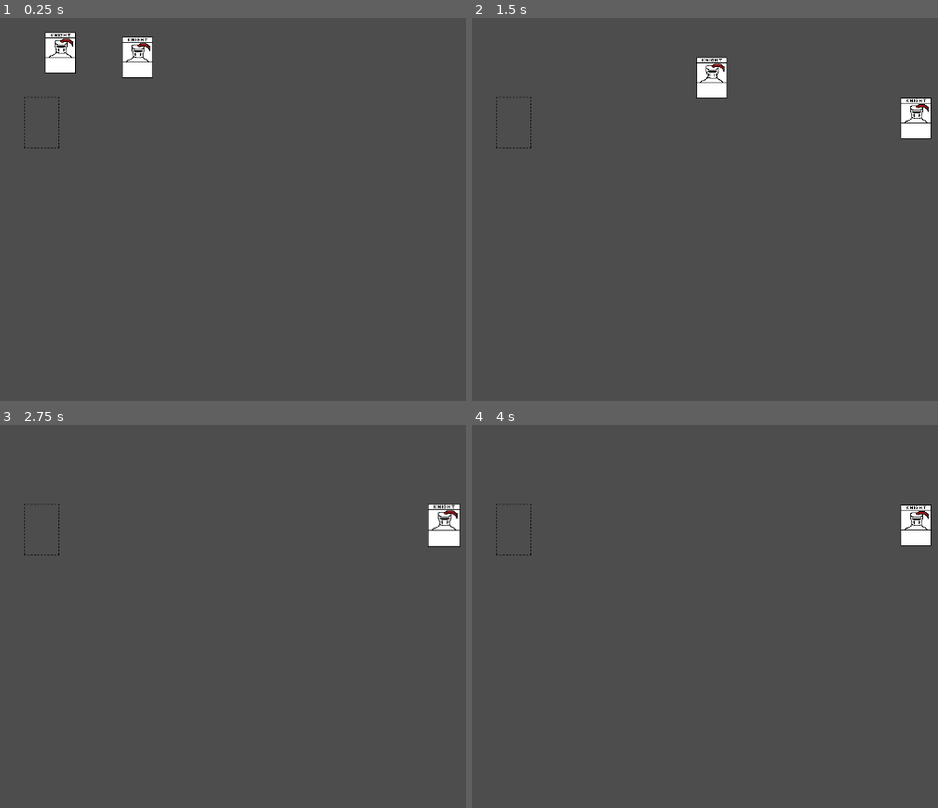
Above: before the commit, frames 1-4 (two rows, left to right).
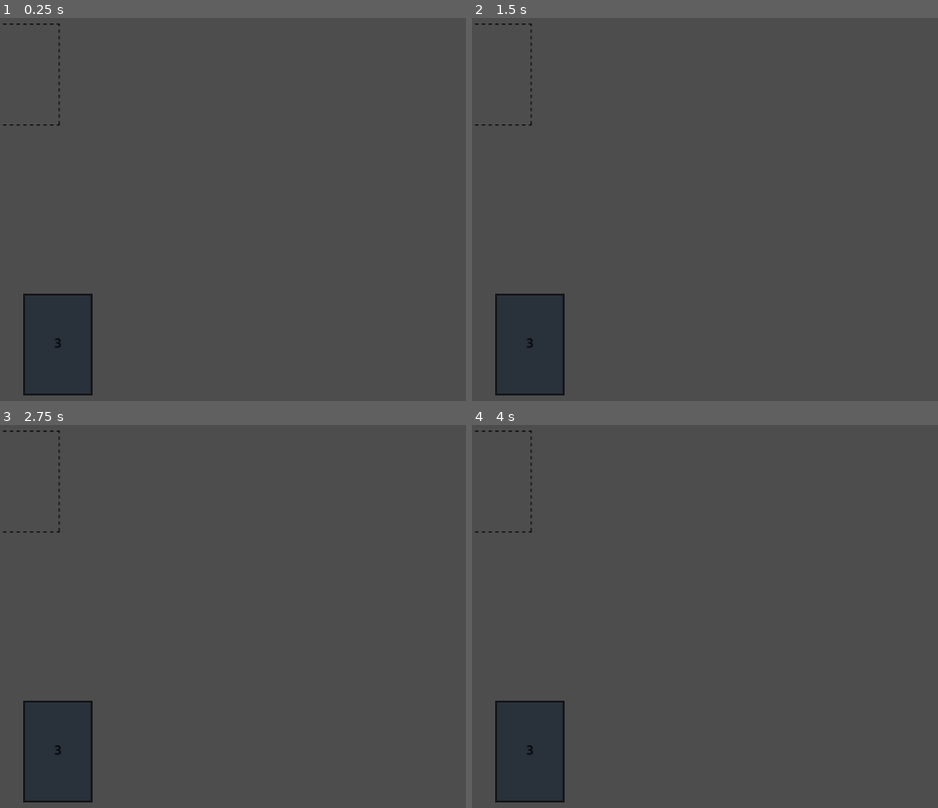
Above: after the commit, the same moments.

Repository: HeavensDivide/Card-Game
Game: Godot game, scene res://Main.tscn
The game is run twice, just before and just after one commit, with the same random seed, the same clock (stepped at 60 frames per second) and the same inputs.
Inputs (mouse positions are in pixels of both pictures, inside the frame that each line leads up to):
- Up to frame 1 (0.25 s): no input
- Up to frame 2 (1.5 s): tap Enter at 0.5 s; drag from (532, 52) to (914, 117) at 0.52 s; tap Space at 1.25 s; drag from (611, 56) to (914, 117) at 1.27 s
- Up to frame 3 (2.75 s): move the mouse to (442, 524) at 2.02 s; click (442, 524) at 2.17 s
- Up to frame 4 (4 s): tap Enter at 2.75 s; drag from (802, 700) to (914, 524) at 2.77 s; tap Space at 3.5 s; move the mouse to (outside the picture) at 3.52 s; click (outside the picture) at 3.67 s

The runs differ from the first frame. In frame 1, 5.4% of the frame differs, in the area x 0-33%, y 1-99%; in frame 2, 5.5%, in the area x 0-99%, y 1-99%; in frame 3, 4.8%; in frame 4, 4.8%.
Error before the commit: Parse Error: Expected indented block after function declaration. (res://PlayerHand.gd:14)

Commit message:
Upd. 3
Player Hand
Deck
Grafiki
Animacje

Diff:
--- /dev/null
+++ b/Deck.gd
@@ -0,0 +1,29 @@
+extends Node2D
+
+const CARD_SCENE_PATH = "res://Scenes/Card.tscn"
+const CARD_DRAW_SPEED = 0.5 #const ktory kontroluje speed wyjmowania kart z decku(czym wiekszy tym wolniej)
+
+var player_deck = ["Knight", "Knight", "Knight"]
+
+func _ready() -> void:
+	$RichTextLabel.text = str(player_deck.size())
+
+
+func draw_card():
+	var card_drawn = player_deck[0]
+	player_deck.erase(card_drawn)
+
+	if player_deck.size() == 0:
+		$Area2D/CollisionShape2D.disabled = true
+		$Sprite2D.visible = false
+
+		$RichTextLabel.visible = false
+
+
+	$RichTextLabel.text = str(player_deck.size())
+	print("card draw")
+	var card_scene = preload(CARD_SCENE_PATH)
+	var new_card = card_scene.instantiate()
+	$"../CardManager".add_child(new_card)
+	new_card.name = "Card"
+	$"../PlayerHand".add_card_to_hand(new_card, CARD_DRAW_SPEED)
--- /dev/null
+++ b/InputManager.gd
@@ -0,0 +1,40 @@
+extends Node2D
+
+signal left_mouse_button_clicked
+signal left_mouse_button_released
+
+const COLLISION_MASK_CARD = 1
+const COLLISION_MASK_DECK = 4
+
+var card_manager_reference
+var deck_reference
+
+func _ready() -> void:
+	card_manager_reference = $"../CardManager"
+	deck_reference = $"../Deck"
+
+
+func _input(event):
+	if event is InputEventMouseButton and event.button_index == MOUSE_BUTTON_LEFT:
+		if event.pressed:
+			emit_signal("left_mouse_button_clicked")
+			raycast_at_cursor()
+		else:
+			emit_signal("left_mouse_button_released")
+
+
+
+func raycast_at_cursor():
+	var space_state = get_world_2d().direct_space_state
+	var parameters = PhysicsPointQueryParameters2D.new()
+	parameters.position = get_global_mouse_position()
+	parameters.collide_with_areas = true
+	var result = space_state.intersect_point(parameters)
+	if result.size() > 0:
+		var result_collision_mask = result[0].collider.collision_mask
+		if result_collision_mask == COLLISION_MASK_CARD:
+			var card_found = result[0].collider.get_parent()
+			if card_found:
+				card_manager_reference.start_drag(card_found)
+		elif result_collision_mask == COLLISION_MASK_DECK:
+			deck_reference.draw_card()
--- a/Main.tscn
+++ b/Main.tscn
@@ -1,24 +1,51 @@
 [gd_scene format=3 uid="uid://c7q77h3vo80a"]
 
-[ext_resource type="Script" uid="uid://d0qi1fwccd5sm" path="res://CardManager.gd" id="1_uu6xs"]
-[ext_resource type="PackedScene" uid="uid://blenoccdqo4r6" path="res://Scenes/Card.tscn" id="2_r0du0"]
+[ext_resource type="Script" uid="uid://d0qi1fwccd5sm" path="res://Scripts/CardManager.gd" id="1_uu6xs"]
 [ext_resource type="PackedScene" uid="uid://bev82ovoox52d" path="res://Scenes/CardSlot.tscn" id="3_r0du0"]
-[ext_resource type="Script" uid="uid://bhiepscwq5bki" path="res://PlayerHand.gd" id="4_cm0pq"]
+[ext_resource type="Script" uid="uid://dv6pd1aklvgw8" path="res://Deck.gd" id="4_3dxm6"]
+[ext_resource type="Script" uid="uid://bhiepscwq5bki" path="res://Scripts/PlayerHand.gd" id="4_cm0pq"]
+[ext_resource type="Texture2D" uid="uid://8cbd3i880lvu" path="res://Assets/Deck.png" id="4_fos0i"]
+[ext_resource type="Script" uid="uid://cywfn52cyujjx" path="res://InputManager.gd" id="5_fos0i"]
+
+[sub_resource type="RectangleShape2D" id="RectangleShape2D_r0du0"]
+size = Vector2(180, 265)
 
 [node name="Main" type="Node2D" unique_id=386895514]
 
 [node name="CardManager" type="Node2D" parent="." unique_id=506648238]
 script = ExtResource("1_uu6xs")
 
-[node name="Card" parent="CardManager" unique_id=1270831432 instance=ExtResource("2_r0du0")]
-position = Vector2(94, 79)
-
-[node name="Card2" parent="CardManager" unique_id=956067955 instance=ExtResource("2_r0du0")]
-position = Vector2(214, 86)
-
 [node name="CardSlot" parent="." unique_id=1167321183 instance=ExtResource("3_r0du0")]
 position = Vector2(65, 188)
-scale = Vector2(0.3, 0.3)
 
 [node name="PlayerHand" type="Node2D" parent="." unique_id=2055944197]
 script = ExtResource("4_cm0pq")
+
+[node name="Deck" type="Node2D" parent="." unique_id=1785184008]
+position = Vector2(150, 890)
+script = ExtResource("4_3dxm6")
+
+[node name="Sprite2D" type="Sprite2D" parent="Deck" unique_id=1418688052]
+z_index = -2
+texture = ExtResource("4_fos0i")
+
+[node name="Area2D" type="Area2D" parent="Deck" unique_id=872128862]
+collision_layer = 4
+collision_mask = 4
+
+[node name="CollisionShape2D" type="CollisionShape2D" parent="Deck/Area2D" unique_id=714339870]
+position = Vector2(0, -0.5)
+shape = SubResource("RectangleShape2D_r0du0")
+
+[node name="RichTextLabel" type="RichTextLabel" parent="Deck" unique_id=1574395449]
+modulate = Color(0, 0, 0, 1)
+z_index = -2
+offset_left = -9.0
+offset_top = -28.0
+offset_right = 31.0
+offset_bottom = 12.0
+scale = Vector2(2, 2)
+text = "0"
+
+[node name="InputManager" type="Node2D" parent="." unique_id=549339375]
+script = ExtResource("5_fos0i")
--- a/PlayerHand.gd
+++ /dev/null
@@ -1,18 +0,0 @@
-extends Node2D
-
-const HAND_COUNT = 2
-const CARD_SCENE_PATH = "res://Scenes/Card.tscn"
-
-func _ready() -> void:
-	var card_scene = preload(CARD_SCENE_PATH)
-	for i in range(HAND_COUNT):
-		var new_card = card_scene.instantiate()
-		$"../CardManager".add_child(new_card)
-		new_card.name - "Card"
-		add_card_to_hand(new_card)
-
-func add_card_to_hand(card):
-
-
-func _process(delta: float) -> void:
-	pass
--- a/Scenes/Card.tscn
+++ b/Scenes/Card.tscn
@@ -1,20 +1,21 @@
-[gd_scene load_steps=4 format=3 uid="uid://blenoccdqo4r6"]
+[gd_scene format=3 uid="uid://blenoccdqo4r6"]
 
-[ext_resource type="Texture2D" uid="uid://bui7vxbgstcbj" path="res://Knight1.png" id="1_dd2wi"]
-[ext_resource type="Script" uid="uid://bqfs3vtrvwvbb" path="res://Card.gd" id="1_hael8"]
+[ext_resource type="Texture2D" uid="uid://bptynj7fpo0dv" path="res://Assets/Knight1.png" id="1_dd2wi"]
+[ext_resource type="Script" uid="uid://bqfs3vtrvwvbb" path="res://Scripts/Card.gd" id="1_hael8"]
 
 [sub_resource type="RectangleShape2D" id="RectangleShape2D_hael8"]
-size = Vector2(48, 64)
+size = Vector2(180, 264)
 
-[node name="Card" type="Node2D"]
+[node name="Card" type="Node2D" unique_id=602235347]
+position = Vector2(150, 890)
 script = ExtResource("1_hael8")
 
-[node name="Sprite2D" type="Sprite2D" parent="."]
+[node name="Sprite2D" type="Sprite2D" parent="." unique_id=691001175]
 texture = ExtResource("1_dd2wi")
 
-[node name="Area2D" type="Area2D" parent="."]
+[node name="Area2D" type="Area2D" parent="." unique_id=2051850366]
 
-[node name="CollisionShape2D" type="CollisionShape2D" parent="Area2D"]
+[node name="CollisionShape2D" type="CollisionShape2D" parent="Area2D" unique_id=1648517124]
 shape = SubResource("RectangleShape2D_hael8")
 
 [connection signal="mouse_entered" from="Area2D" to="." method="_on_area_2d_mouse_entered"]
--- a/Scenes/CardSlot.tscn
+++ b/Scenes/CardSlot.tscn
@@ -1,7 +1,7 @@
 [gd_scene format=3 uid="uid://bev82ovoox52d"]
 
-[ext_resource type="Texture2D" uid="uid://dm2cdc8c0svhe" path="res://CardSlot.png" id="1_5tl20"]
-[ext_resource type="Script" uid="uid://bv7lou6lx2lw1" path="res://CardSlot.gd" id="1_mt86f"]
+[ext_resource type="Texture2D" uid="uid://dm2cdc8c0svhe" path="res://Assets/CardSlot.png" id="1_5tl20"]
+[ext_resource type="Script" uid="uid://bv7lou6lx2lw1" path="res://Scripts/CardSlot.gd" id="1_mt86f"]
 
 [sub_resource type="RectangleShape2D" id="RectangleShape2D_mt86f"]
 size = Vector2(180, 264)
--- a/Card.gd
+++ b/Scripts/Card.gd
@@ -2,6 +2,8 @@
 
 signal hovered
 signal hovered_off
+
+var starting_position
 
 func _ready() -> void:
 	get_parent().connect_card_signals(self)
--- a/CardManager.gd
+++ b/Scripts/CardManager.gd
@@ -2,13 +2,18 @@
 
 const COLLISION_MASK_CARD = 1
 const COLLISION_MASK_CARD_SLOT = 2
+const DEFAULT_CARD_MOVE_SPEED = 0.1
+
 
 var screen_size
 var card_being_dragged
 var is_hovering_on_card
+var player_hand_reference
 
 func _ready() -> void:
 	screen_size = get_viewport_rect().size
+	player_hand_reference = $"../PlayerHand"
+	$"../InputManager".connect("left_mouse_button_released", on_left_mouse_released)
 
 func _process(delta: float) -> void:
 	if card_being_dragged:
@@ -17,16 +22,6 @@
 			clamp(mouse_pos.x, 0, screen_size.x),
 			clamp(mouse_pos.y, 0, screen_size.y)
 		)
-
-func _input(event):
-	if event is InputEventMouseButton and event.button_index == MOUSE_BUTTON_LEFT:
-		if event.pressed:
-			var card = raycast_check_for_card()
-			if card:
-				start_drag(card)
-		else:
-			if card_being_dragged:
-				finish_drag()
 
 
 func start_drag(card):
@@ -37,17 +32,22 @@
 	card_being_dragged.scale = Vector2(1.05, 1.05)
 	var card_slot_found = raycast_check_for_card_slot()
 	if card_slot_found and not card_slot_found.card_in_slot:
+		player_hand_reference.remove_card_from_hand(card_being_dragged)
 		# Card dropped in empty card slot
 		card_being_dragged.position = card_slot_found.position
 		card_being_dragged.get_node("Area2D/CollisionShape2D").disabled = true
 		card_slot_found.card_in_slot = true
+	else:
+		player_hand_reference.add_card_to_hand(card_being_dragged, DEFAULT_CARD_MOVE_SPEED)
 	card_being_dragged = null
 
 func connect_card_signals(card):
 	card.connect("hovered", on_hovered_over_card)
 	card.connect("hovered_off", on_hovered_off_card)
 
-
+func on_left_mouse_released():
+	if card_being_dragged:
+		finish_drag()
 
 func on_hovered_over_card(card):
 	if !is_hovering_on_card:
--- /dev/null
+++ b/Scripts/PlayerHand.gd
@@ -0,0 +1,45 @@
+extends Node2D
+
+const CARD_WIDTH = 200
+const HAND_Y_POSITION = 890
+const DEFAULT_CARD_MOVE_SPEED = 0.1
+
+var player_hand = []
+var center_screen_x
+
+
+func _ready() -> void:
+	center_screen_x = get_viewport().size.x / 2
+
+func add_card_to_hand(card, speed):
+	if card not in player_hand:
+		player_hand.insert(0, card)
+		update_hand_positions(speed)
+	else:
+		animate_card_to_position(card, card.starting_position, DEFAULT_CARD_MOVE_SPEED)
+
+
+func update_hand_positions(speed):
+	for i in range(player_hand.size()):
+
+		var new_position = Vector2(calculate_card_position(i), HAND_Y_POSITION)
+
+		var card = player_hand[i]
+		card.starting_position = new_position
+		animate_card_to_position(card, new_position, speed)
+
+
+func calculate_card_position(index):
+	var total_width = (player_hand.size() - 1) * CARD_WIDTH
+	var x_offset = center_screen_x + index * CARD_WIDTH - total_width / 2
+	return x_offset
+
+# animacja tej karty
+func animate_card_to_position(card, new_position, speed):
+	var tween = get_tree().create_tween()
+	tween.tween_property(card, "position", new_position, speed)
+
+func remove_card_from_hand(card):
+	if card in player_hand:
+		player_hand.erase(card)
+		update_hand_positions(DEFAULT_CARD_MOVE_SPEED)
--- a/project.godot
+++ b/project.godot
@@ -17,8 +17,10 @@
 config/name="Card-Game"
 run/main_scene="uid://c7q77h3vo80a"
 config/features=PackedStringArray("4.6", "Forward Plus")
-config/icon="res://icon.svg"
+config/icon="res://Assets/icon.svg"
 
 [display]
 
+window/size/viewport_width=1920
+window/size/viewport_height=1080
 window/vsync/vsync_mode=0
Renamed: CardSlot.png -> Assets/CardSlot.png
Not shown, changed: Assets/CardSlot.png.import
Binary file added: Assets/Deck.png
Not shown, changed: Assets/Deck.png.import
Binary file added: Assets/Knight1.png
Not shown, changed: Assets/Knight1.png.import
Renamed: icon.svg -> Assets/icon.svg
Not shown, changed: Assets/icon.svg.import
Not shown, added: Deck.gd.uid
Not shown, added: InputManager.gd.uid
Binary file removed: Knight1.png
Renamed: Card.gd.uid -> Scripts/Card.gd.uid
(and 5 more such lines)
